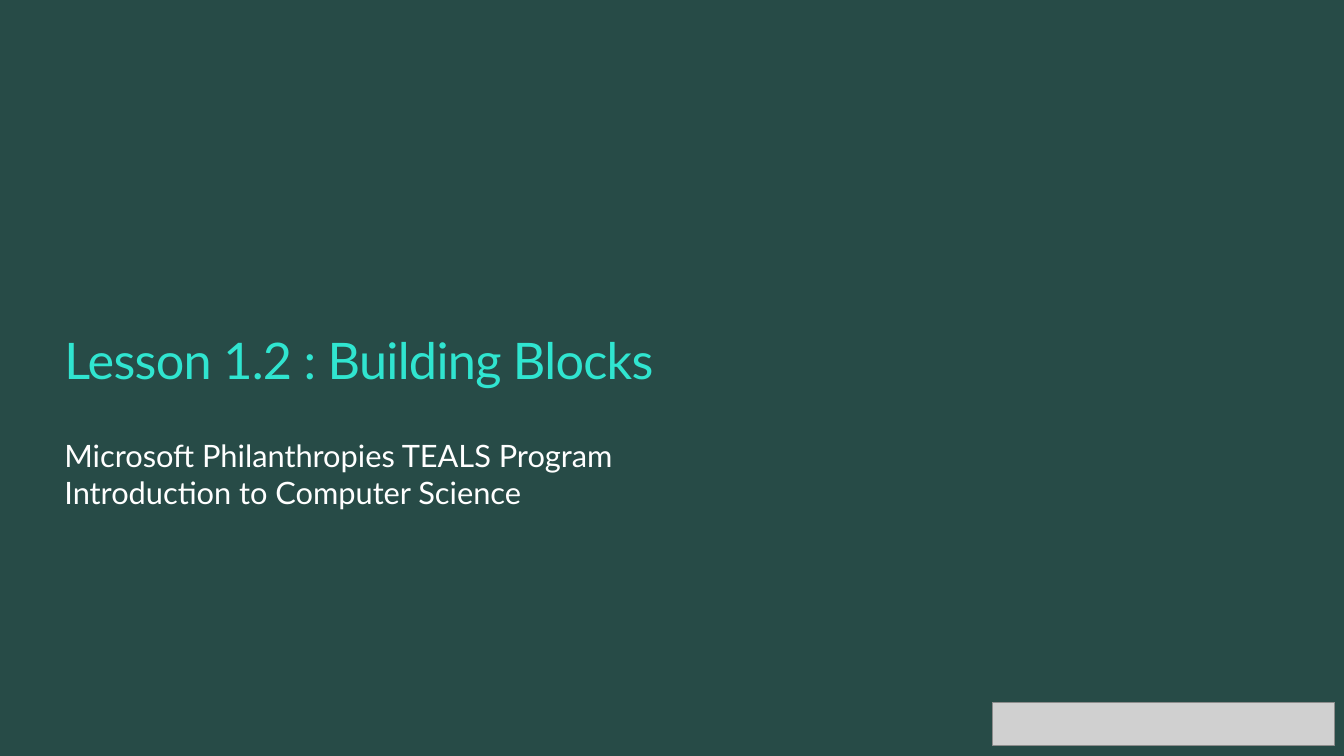
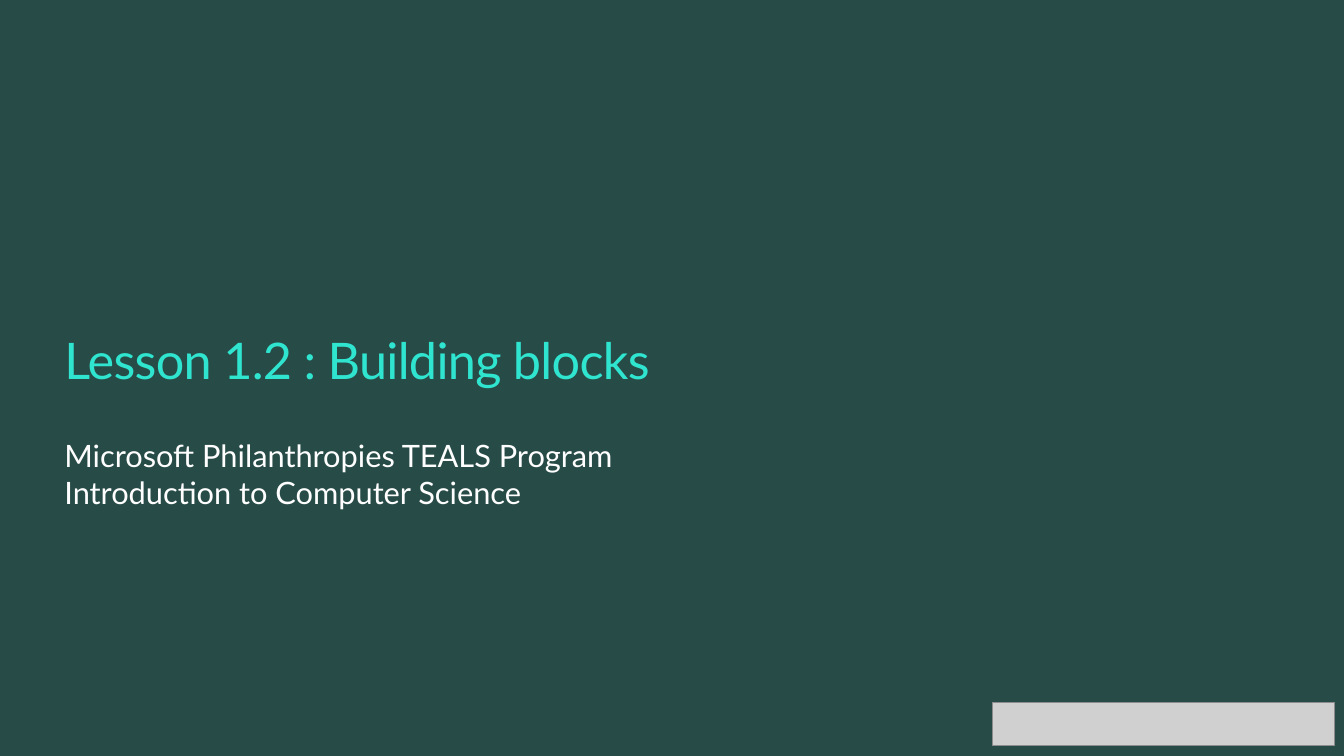
Before and after one commit to TEALSK12/introduction-to-computer-science, a slide deck: slide 1 of slidedecks/TEALS SNAP 1.2.pptx. Drawn at 1344x756 pixels with LibreOffice and Linux fonts; fonts in the diff are those of the drawing; grey boxes stand for pictures; background and template pictures are left out. Boxes give left, top, right and bottom in pixels: in the first picture for what was removed or moved away, otherwise in the second. Text is boxed around its words. In the diff, an @@ line names an element or a change of style, - is before the commit and + after.

```diff
--- a/slidedecks/TEALS SNAP 1.2.pptx
+++ b/slidedecks/TEALS SNAP 1.2.pptx
@@ title at (64, 342, 650, 388): text changed @@
-Lesson 1.2 : Building Blocks
+Lesson 1.2 : Building blocks
```
Also in this commit, not shown: 5 other slides changed, 4 other files.
